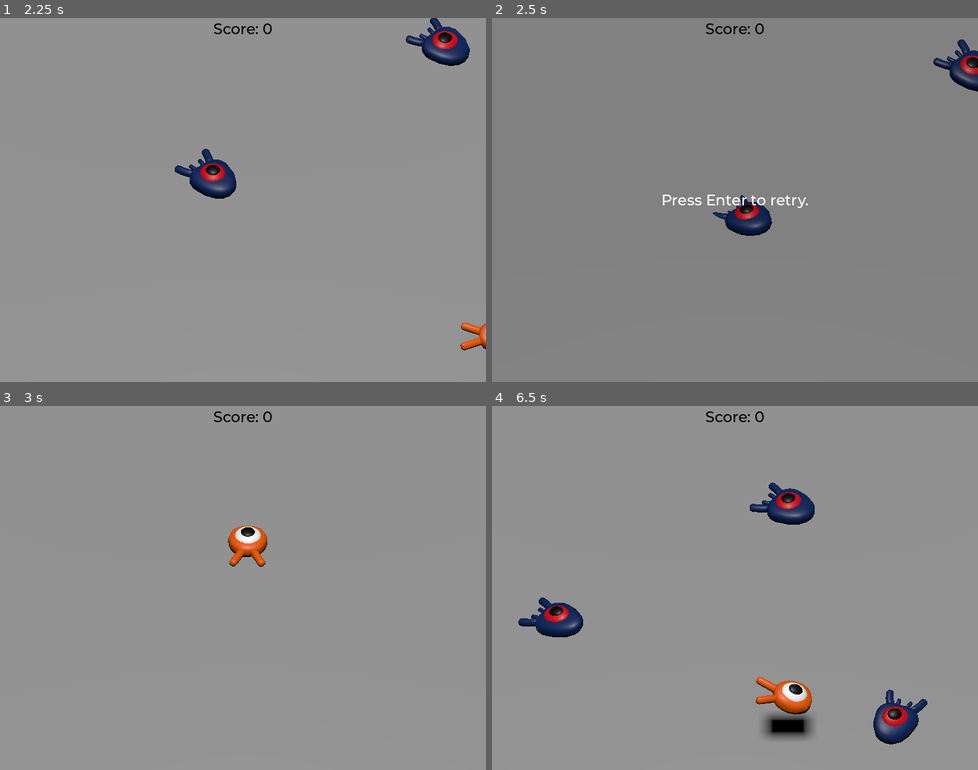
Above: before the commit, frames 1-4 (two rows, left to right).
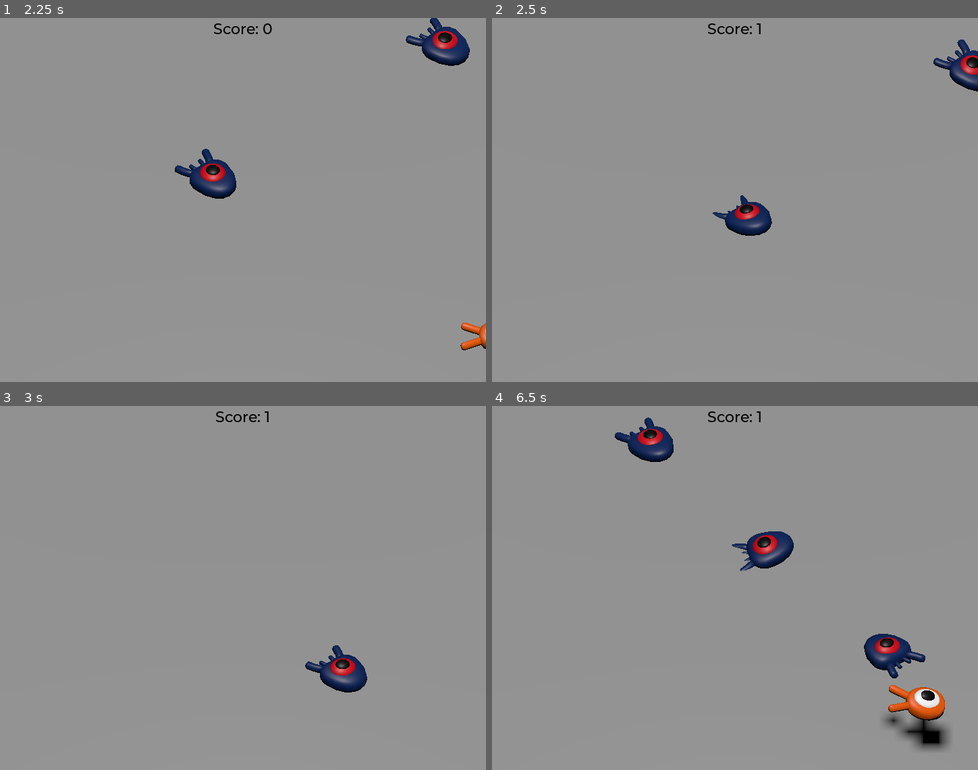
Above: after the commit, the same moments.

Repository: gbstorey/godot_docs_3d_tutorial
Game: Godot game, scene res://main.tscn
Two runs of this game, one before a commit and one after it. Both use one fixed random seed, a clock stepped at 60 frames per second and the inputs below.
Inputs:
- Up to frame 1 (2.25 s): tap Enter (ui_accept) at 0.5 s; hold Right (move_right) 0.53-1.28 s; tap Space (jump) at 0.77, 1.52 s; hold Down (move_back) 1.28-2.03 s; hold Right (move_right) from 2.03 s (still down)
- Up to frame 2 (2.5 s): keep holding Right (move_right)
- Up to frame 3 (3 s): tap Enter (ui_accept) at 2.75 s; release Right (move_right) at 2.78 s; hold Up (move_forward) from 2.78 s (still down)
- Up to frame 4 (6.5 s): tap Space (jump) at 3.02, 3.77, 4.52, 6.02 s; release Up (move_forward) at 3.53 s; hold Left (move_left) 3.53-5.03 s; hold Down (move_back) 5.03-5.78 s; hold Right (move_right) from 5.78 s (still down)

Frame 1 is identical in both runs. In frame 2, 0.5% of the frame differs, in the area x 35-99%, y 1-55%; in frame 3, 1.7%; in frame 4, 8.0%, in the area x 5-95%, y 1-95%.

Commit message:
Speed scale integer division bugfix

Diff:
--- a/player.gd
+++ b/player.gd
@@ -60,5 +60,5 @@
 	queue_free()
 
 
-func _on_mob_detector_body_entered(body):
+func _on_mob_detector_body_entered():
 	die()
